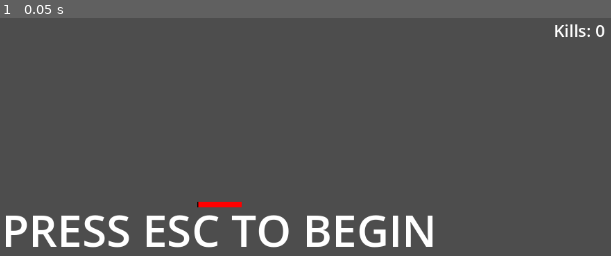
Above: before the commit, frame 1.
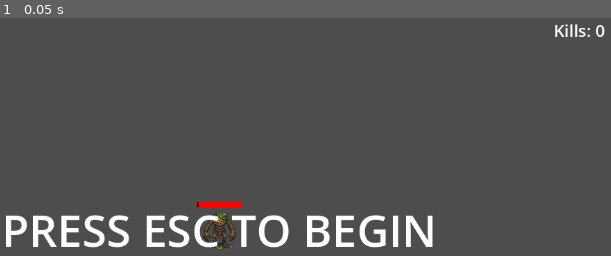
Above: after the commit, the same moment.

Repository: tablegrapes/DRUID
Game: Godot game, scene res://scenes/main.tscn
Same seed, same stepped clock (60 frames per second), same inputs: the game is played once before the commit and once after it.
Inputs:
- Up to frame 1 (0.05 s): no input

The runs differ from the first frame. In frame 1, 0.4% of the frame differs, in the area x 33-39%, y 81-98%.

Commit message:
generated druid sprite

Diff:
--- a/scenes/player.tscn
+++ b/scenes/player.tscn
@@ -4,6 +4,7 @@
 [ext_resource type="PackedScene" uid="uid://v2j7j5na5t7r" path="res://scenes/villager.tscn" id="2_sweqy"]
 [ext_resource type="Script" uid="uid://wyekcktlbaqu" path="res://scripts/player.gd" id="3_hqtel"]
 [ext_resource type="PackedScene" uid="uid://c8dvin3n17yqa" path="res://scenes/healthbar.tscn" id="4_healthbar"]
+[ext_resource type="Texture2D" uid="uid://bvbe3hlbyeur6" path="res://assets/generated/druid_player_frame_0_1774804671.png" id="5_qlg0r"]
 
 [sub_resource type="CircleShape2D" id="CircleShape2D_hqtel"]
 
@@ -31,7 +32,7 @@
 health_bar_scene = ExtResource("4_healthbar")
 
 [node name="Sprite2D" type="Sprite2D" parent="CharacterBody2D" unique_id=438030292]
-region_enabled = true
+texture = ExtResource("5_qlg0r")
 region_rect = Rect2(280, 120, 64, 72)
 
 [node name="Camera2D" type="Camera2D" parent="CharacterBody2D" unique_id=1651228831]
Binary file added: assets/generated/druid_player_1774804671.png
Not shown, added: assets/generated/druid_player_1774804671.png.import
Binary file added: assets/generated/druid_player_frame_0_1774804671.png
Not shown, added: assets/generated/druid_player_frame_0_1774804671.png.import
